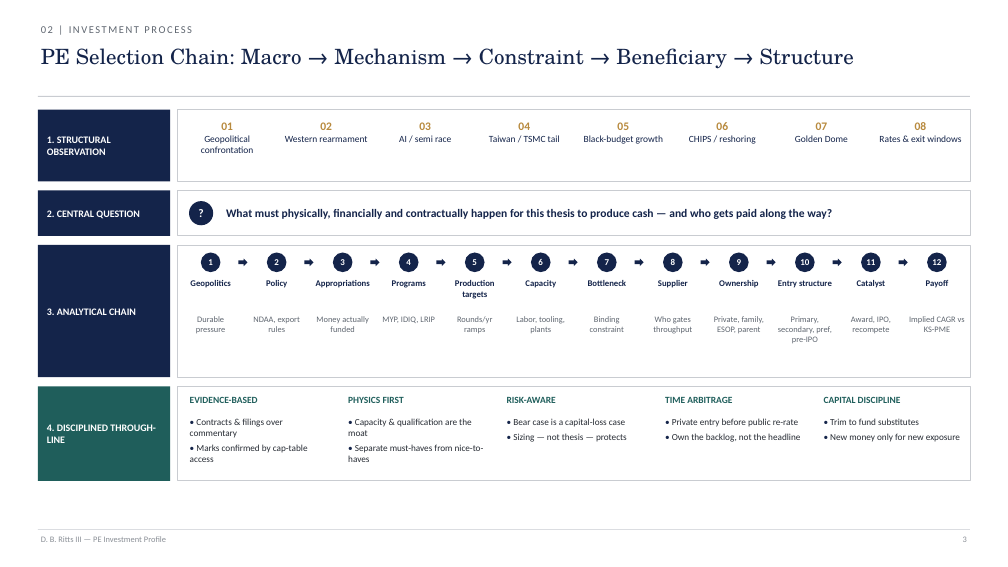
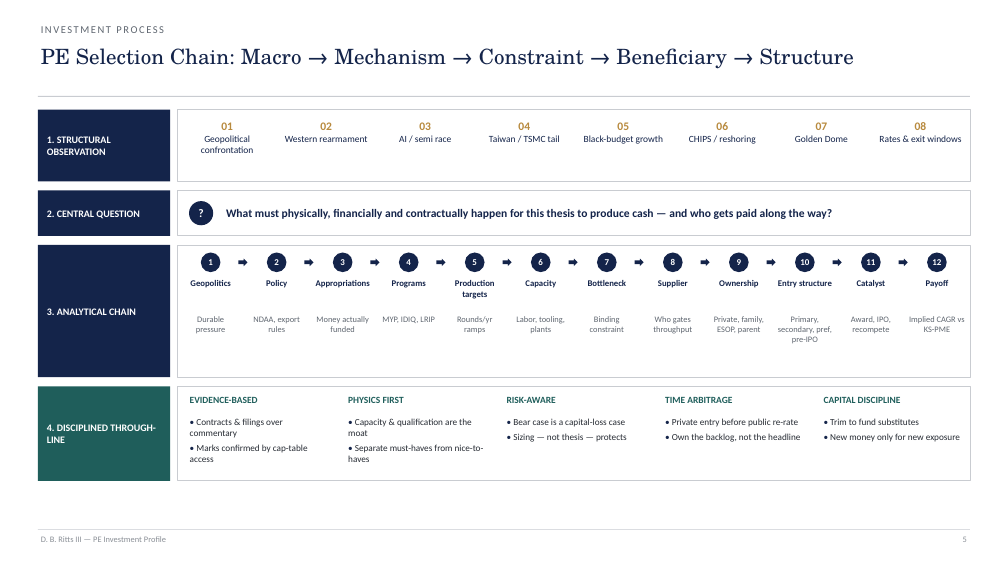
Before and after one commit to GoldmanRacks/Default, a slide deck: slide 5 of guides/D.B._Ritts_III_PE_Investment_Profile.pptx (slide 3 before the commit). Drawn at 1008x567 pixels with LibreOffice and Linux fonts; fonts in the diff are those of the drawing. Boxes give left, top, right and bottom in pixels: in the first picture for what was removed or moved away, otherwise in the second. Text is boxed around its words. In the diff, an @@ line names an element or a change of style, - is before the commit and + after.

```diff
--- a/guides/D.B._Ritts_III_PE_Investment_Profile.pptx
+++ b/guides/D.B._Ritts_III_PE_Investment_Profile.pptx
@@ text at (41,26,164,33): text changed @@
-02 | INVESTMENT PROCESS
+INVESTMENT PROCESS
```
Also in this commit, not shown: 20 other slides changed, 10 slides added, 4 other files.
